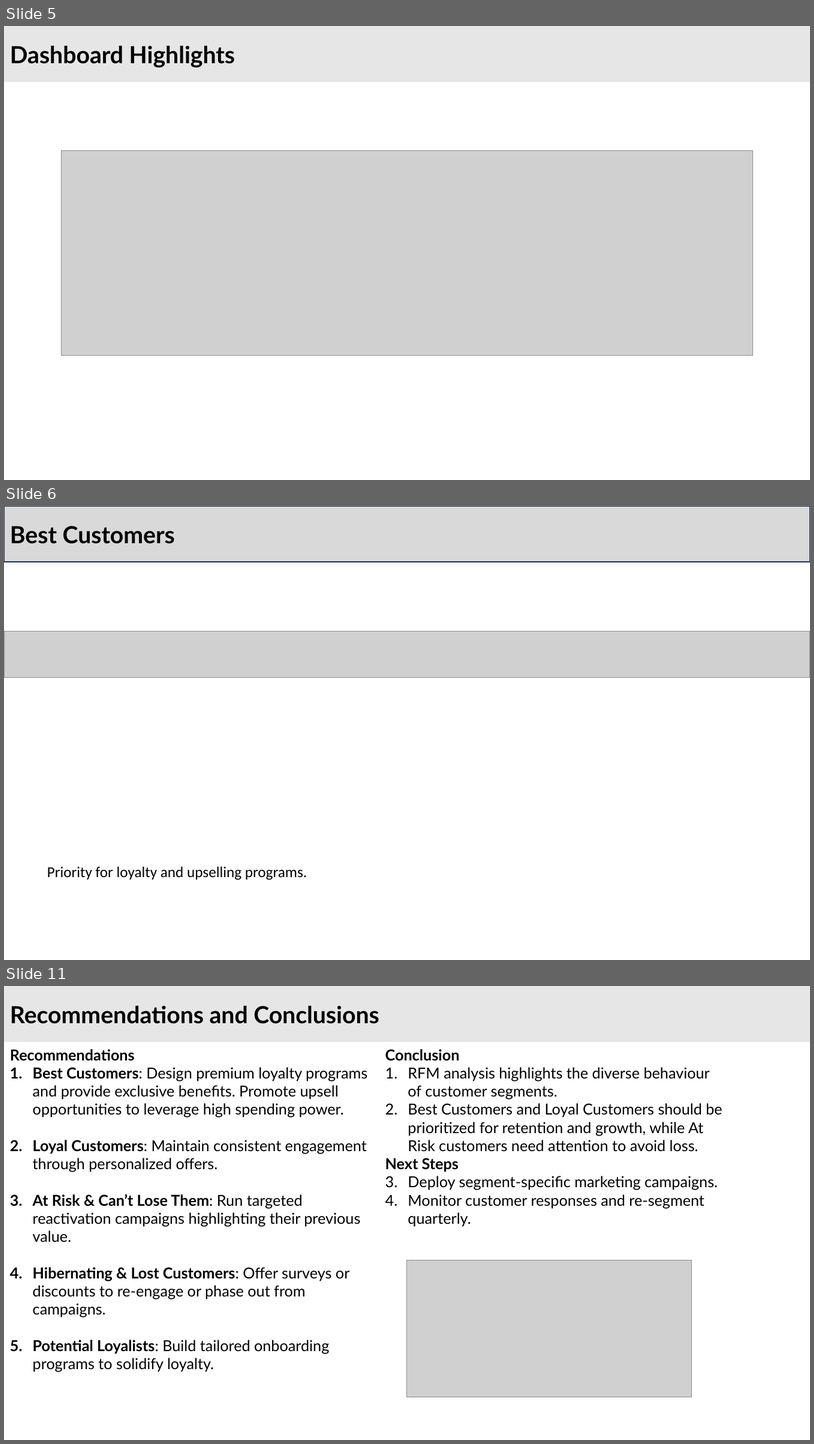
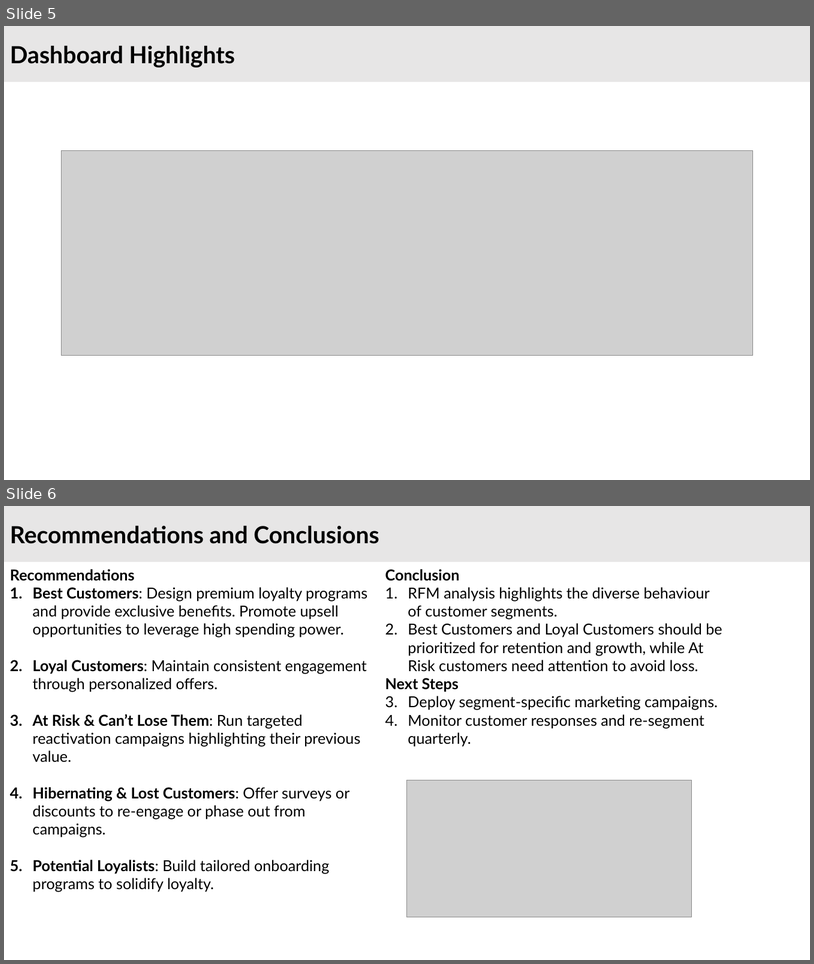
Before and after one commit to iamkarim/Data-Analysis-Projects, a slide deck: RFM Analysis/RFM Analysis.pptx. Shown one above the other, each under a label of ours: slides 5, 6 and 11 before the commit, slides 5 and 6 after it; the slides between them are not shown. The pictures are 814x1444 and 814x964 pixels, drawn with LibreOffice and Linux fonts; fonts in the diff are those of the drawing; grey boxes stand for pictures; background and template pictures are left out. Boxes give left, top, right and bottom in pixels: in the first picture for what was removed or moved away, otherwise in the second. Text is boxed around its words. In the diff, an @@ line names an element or a change of style, - is before the commit and + after.

```diff
--- a/RFM Analysis/RFM Analysis.pptx
+++ b/RFM Analysis/RFM Analysis.pptx
@@ slide 6 removed at [4,506,810,960], background picture (left out) @@
@@ rectangle removed at [4,506,810,562] @@
-Best Customers
@@ picture removed at [4,631,810,677] @@
@@ text removed at [47,866,307,880] @@
-Priority for loyalty and upselling programs.
@@ what was slide 11 is now slide 6 @@
```
Also in this commit, not shown: 1 slide changed, 4 other slides removed.
